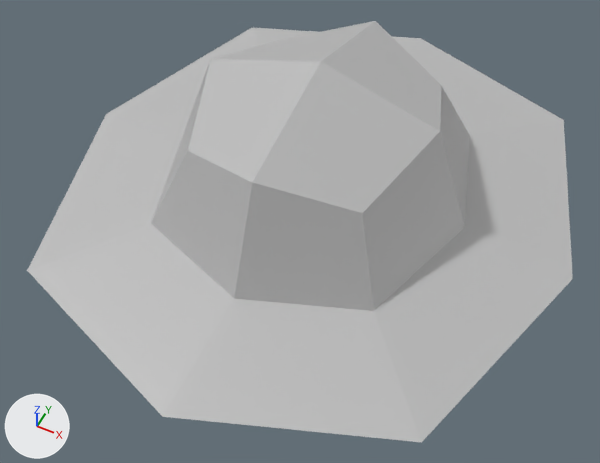
Renders of the FBX model GameJam_Itch_io/Assets/Assets/Meshes/Santos Props/Skeleton Disc Helmet.fbx from each side of a commit.
The view is the same before and after, from a camera (50 mm lens) standing at (1.824, -1.219, 2.743) and looking at (1.337, -0.244, 1.525). Lighting does not change. The marker at lower left points along +X, +Y and +Z. Where no turn or scale is listed for an object, it has been applied to the vertices.

In view in the first picture: 'Skeleton_Head_Disc_Helmet'.
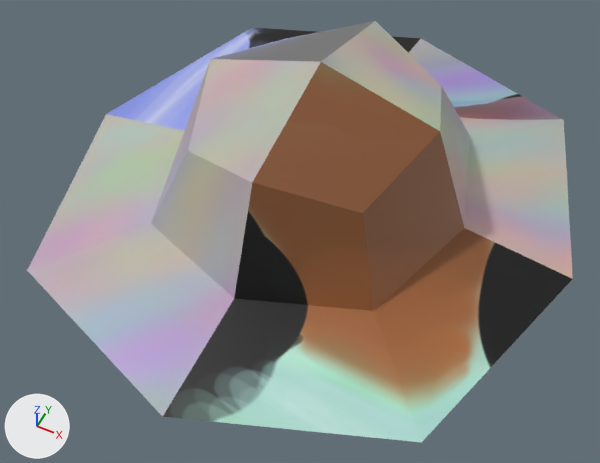
The newer file is also turned or shifted as a whole; pictures and numbers use the older file's frame.

Changed parts and their boxes [x1, y1, x2, y2] in the pictures (600 x 463 px):
'Skeleton_Head_Disc_Helmet', surface changed: [27, 21, 573, 442] in both

Diff of the bpy script that builds the scene:
```diff
--- a/GameJam_Itch_io/Assets/Assets/Meshes/Santos Props/Skeleton Disc Helmet.fbx.py
+++ b/GameJam_Itch_io/Assets/Assets/Meshes/Santos Props/Skeleton Disc Helmet.fbx.py
@@ img_vases_bottlesuv1_png @@
+img_vases_bottlesuv1_png = load_image('Vases&BottlesUV1.png', '../../Materials/Textures/Vases&BottlesUV1.png', 2048, 2048, 'sRGB')
@@ mat_lambert1 @@
 mat_lambert1 = principled_material('lambert1')
-mat_lambert1.base_color = (0.5, 0.5, 0.5)  # grey #bcbcbc
+mat_lambert1.texture = img_vases_bottlesuv1_png
@@ me_mesh @@
 me_mesh.from_pydata(...)  # 50 vertices, 42 faces; spans x -0.512..0.512, y -0.628..0.509, z -0.046..0.5
 # used by ob_skeleton_head_disc_helmet; location = (1.333, -0.096, 1.371)
+# me_mesh part 1: texture (UV) coordinates of 42 of 42 faces, centred in x -0.433..0.433, y -0.54..0.421, z 0.105..0.434, changed; they spanned u 0.0..1.0, v 0.0..1.0 and now span u 0.45..0.99, v 0.01..1.0
 me_mesh.materials.append(mat_lambert1)
```
